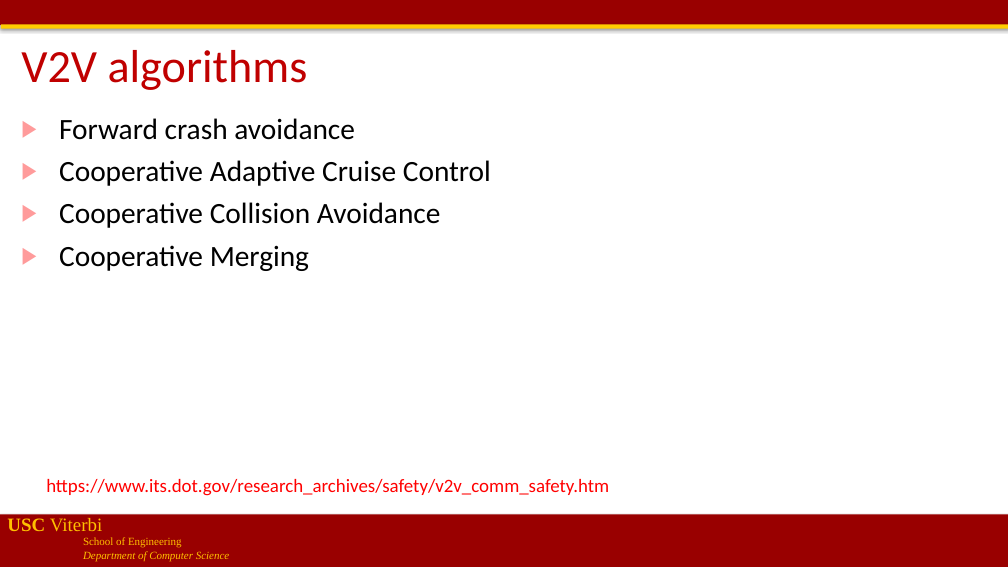
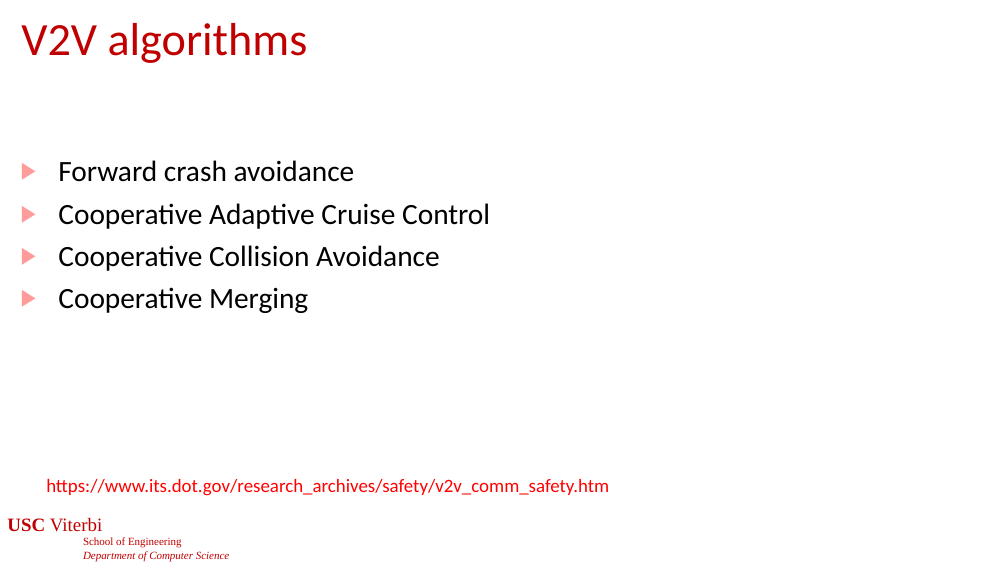
Before and after one commit to jdeshmukh/jdeshmukh.github.io, a slide deck: slide 21 of teaching/cs513slides/lecture13-communication-and-security.pptx. Drawn at 1008x567 pixels with LibreOffice and Linux fonts; fonts in the diff are those of the drawing; background and template pictures are left out. Boxes give left, top, right and bottom in pixels: in the first picture for what was removed or moved away, otherwise in the second. Text is boxed around its words. In the diff, an @@ line names an element or a change of style, - is before the commit and + after.

```diff
--- a/teaching/cs513slides/lecture13-communication-and-security.pptx
+++ b/teaching/cs513slides/lecture13-communication-and-security.pptx
@@ rectangle removed at [0, 0, 1008, 25] @@
@@ rectangle removed at [1, 24, 1008, 29] @@
@@ title "V2V algorithms": place and size @@
-title "V2V algorithms" at [21, 50, 308, 90]
+title "V2V algorithms" at [21, 23, 308, 63]
@@ text "Forward crash avoidance": place and size @@
-text "Forward crash avoidance" at [59, 118, 491, 271]
+text "Forward crash avoidance" at [58, 160, 490, 313]
@@ text "USC Viterbi" at [7, 518, 229, 561]: text colour #FFC000 to #C00000 @@
@@ rectangle removed at [0, 515, 1008, 567] @@
```
Also in this commit, not shown: 65 other slides changed, 2 slides added, 2 slides removed, 4 other files.
